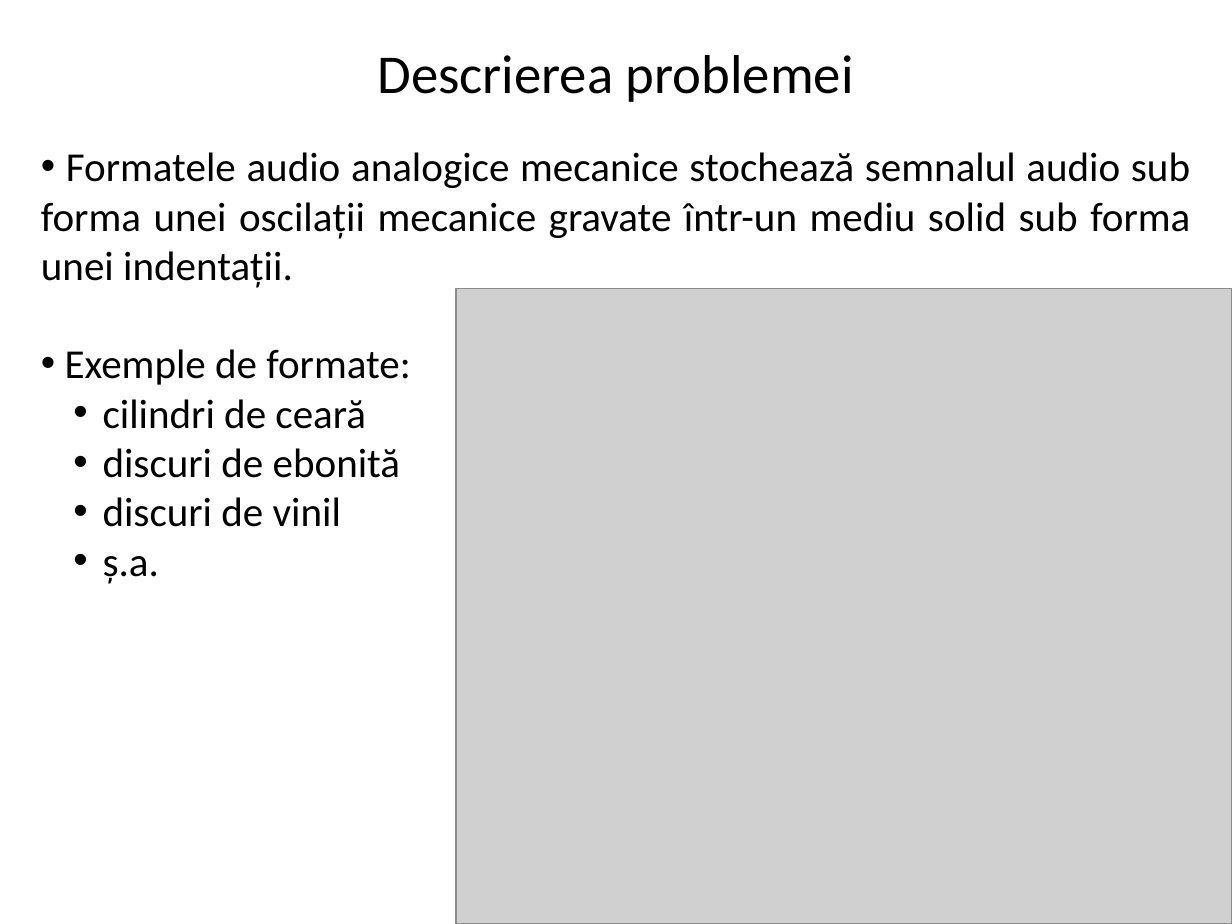
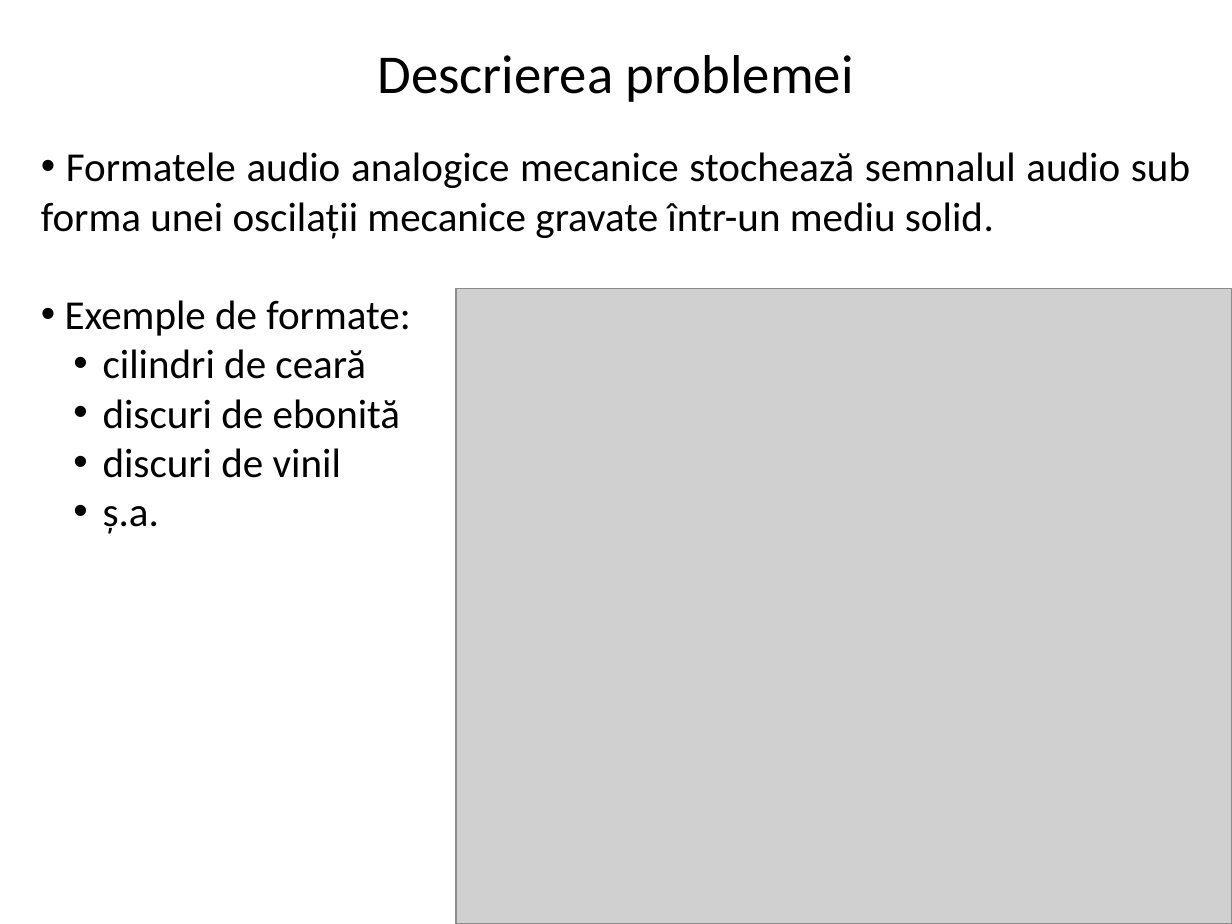
Before and after one commit to DrimbaAlexandru/Discuri, a slide deck: slide 3 of docs/Prezentare.pptx. Drawn at 1232x924 pixels with LibreOffice and Linux fonts; fonts in the diff are those of the drawing; grey boxes stand for pictures. Boxes give left, top, right and bottom in pixels: in the first picture for what was removed or moved away, otherwise in the second. Text is boxed around its words. In the diff, an @@ line names an element or a change of style, - is before the commit and + after.

```diff
--- a/docs/Prezentare.pptx
+++ b/docs/Prezentare.pptx
@@ text at (41,152,1190,239): text changed @@
-• Formatele audio analogice mecanice stochează semnalul audio sub forma unei oscilații mecanice gravate într-un mediu solid sub forma unei indentații.
+• Formatele audio analogice mecanice stochează semnalul audio sub forma unei oscilații mecanice gravate într-un mediu solid.
```
Also in this commit, not shown: 2 other slides changed, 11 other files.
